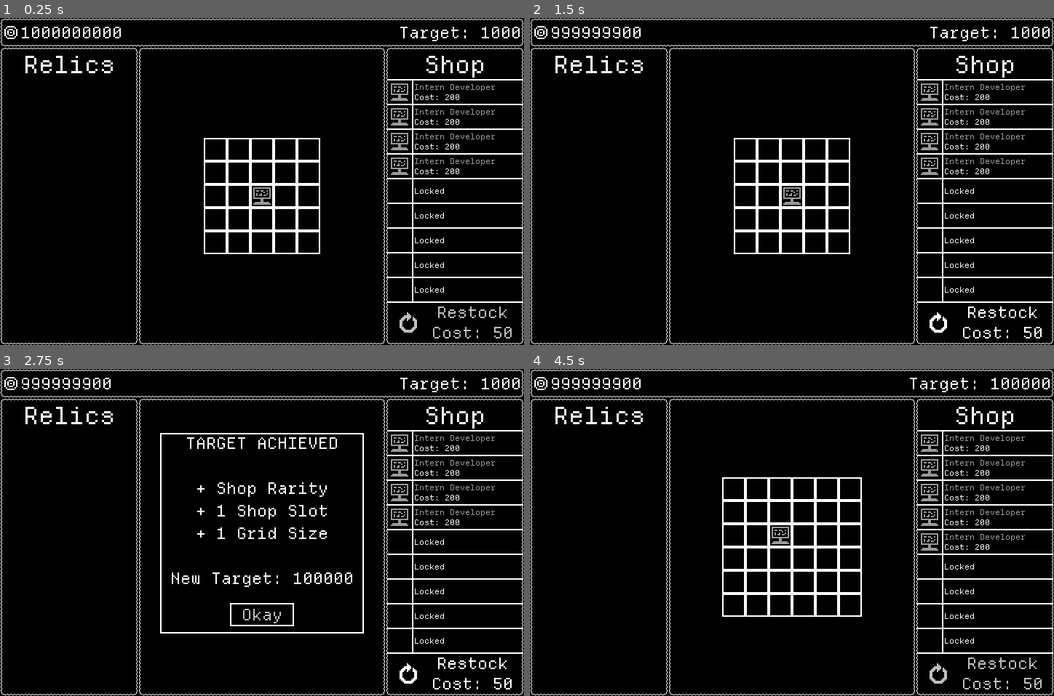
Above: before the commit, frames 1-4 (two rows, left to right).
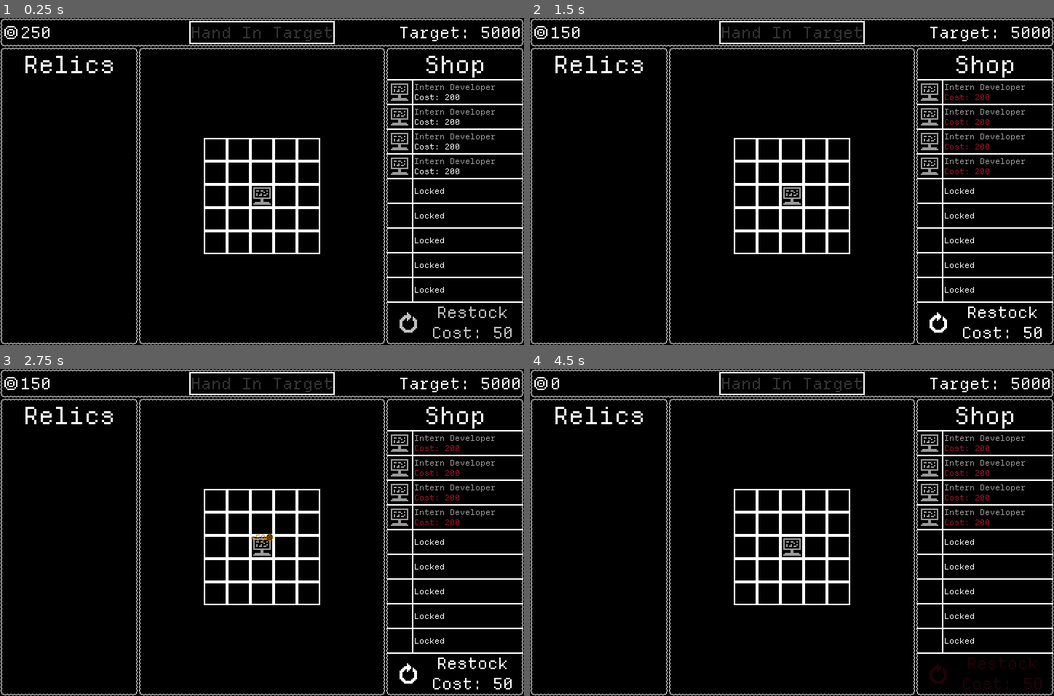
Above: after the commit, the same moments.

Repository: GemDust0/TooBigToFail
Game: Godot game, scene res://Scenes/CorporateSim.tscn
The game is run twice, just before and just after one commit, with the same random seed, the same clock (stepped at 60 frames per second) and the same inputs. This scene is started directly instead of the project's main scene.
Inputs (mouse positions are in pixels of both pictures, inside the frame that each line leads up to):
- Up to frame 1 (0.25 s): no input
- Up to frame 2 (1.5 s): click "Restock Cost: 50" at 0.5 s; click "Restock Cost: 50" at 1.25 s
- Up to frame 3 (2.75 s): click "Restock Cost: 50" at 2 s
- Up to frame 4 (4.5 s): click (792, 614) at 2.75 s, where only the run before the commit has a clickable "Okay"; tap Enter (enter) at 3.5, 4.35 s; move the mouse to (907, 516) at 3.52 s; press the mouse at (907, 516) at 3.53 s; tap Space at 4.25 s; move the mouse to (687, 548) at 4.27 s; release the mouse at (687, 548) at 4.28 s

The runs differ from the first frame. In frame 1, 0.7% of the frame differs, in the area x 4-94%, y 0-8%; in frame 2, 0.9%; in frame 3, 4.5%; in frame 4, 5.8%, in the area x 4-98%, y 0-98%.

Commit message:
Government Subsidy

Diff:
--- a/Scenes/CorporateSim.tscn
+++ b/Scenes/CorporateSim.tscn
@@ -175,6 +175,38 @@
 theme_override_font_sizes/font_size = 22
 text = " Okay "
 
+[node name="MarginContainer" type="MarginContainer" parent="HUD" unique_id=376451520]
+anchors_preset = 5
+anchor_left = 0.5
+anchor_right = 0.5
+offset_left = -98.0
+offset_right = 98.0
+offset_bottom = 40.0
+grow_horizontal = 2
+theme_override_constants/margin_top = 4
+theme_override_constants/margin_bottom = 4
+
+[node name="ColorRect" type="ColorRect" parent="HUD/MarginContainer" unique_id=1848318820]
+layout_mode = 2
+
+[node name="MarginContainer" type="MarginContainer" parent="HUD/MarginContainer" unique_id=1455319633]
+layout_mode = 2
+theme_override_constants/margin_left = 2
+theme_override_constants/margin_top = 2
+theme_override_constants/margin_right = 2
+theme_override_constants/margin_bottom = 2
+
+[node name="ColorRect" type="ColorRect" parent="HUD/MarginContainer/MarginContainer" unique_id=1714987040]
+layout_mode = 2
+color = Color(0, 0, 0, 1)
+
+[node name="HandInTargetButton" type="Button" parent="HUD/MarginContainer/MarginContainer" unique_id=1980882743]
+unique_name_in_owner = true
+layout_mode = 2
+theme_override_font_sizes/font_size = 22
+disabled = true
+text = "Hand In Target"
+
 [node name="TileMapLayer" type="TileMapLayer" parent="." unique_id=613741287]
 tile_map_data = PackedByteArray("AABpAFkAAAACAAIAAABpAFgAAAACAAEAAABpAFcAAAACAAEAAABpAFYAAAACAAEAAABpAFUAAAACAAEAAABpAF …(89136 unchanged characters)…
 tile_set = ExtResource("1_nl8ri")
@@ -228,6 +260,7 @@
 [node name="RelicInventory" parent="." unique_id=1807914356 instance=ExtResource("11_ig6cq")]
 
 [connection signal="pressed" from="HUD/TargetReached/ButtonMargin/ButtonMargin/Confirm" to="." method="target_reached_accept"]
+[connection signal="pressed" from="HUD/MarginContainer/MarginContainer/HandInTargetButton" to="." method="display_target_reached"]
 [connection signal="money_produced" from="PanelContainer/EmployeeGrid" to="." method="add_money"]
 [connection signal="mouse_entered" from="SellArea" to="PanelContainer/EmployeeGrid" method="_on_sell_area_mouse_entered"]
 [connection signal="mouse_exited" from="SellArea" to="PanelContainer/EmployeeGrid" method="_on_sell_area_mouse_exited"]
--- a/Scenes/Employees/Snitch.tscn
+++ b/Scenes/Employees/Snitch.tscn
@@ -17,7 +17,43 @@
 stat = 1
 type = 1
 effect = 0.25
-invertAffect = true
+affects = Array[String](["Intern Developer"])
+area = Array[Vector2i]([Vector2i(0, -1), Vector2i(0, 1), Vector2i(-1, 0), Vector2i(1, 0), Vector2i(-1, 1), Vector2i(-1, -1), Vector2i(1, 1), Vector2i(1, -1)])
+metadata/_custom_type_script = "uid://b2rumm8cisypv"
+
+[sub_resource type="Resource" id="Resource_uedvd"]
+script = ExtResource("2_jekr8")
+stat = 1
+type = 1
+effect = 0.2
+affects = Array[String](["Amateur Developer", "Snitch"])
+area = Array[Vector2i]([Vector2i(0, -1), Vector2i(0, 1), Vector2i(-1, 0), Vector2i(1, 0), Vector2i(-1, 1), Vector2i(-1, -1), Vector2i(1, 1), Vector2i(1, -1)])
+metadata/_custom_type_script = "uid://b2rumm8cisypv"
+
+[sub_resource type="Resource" id="Resource_ekepv"]
+script = ExtResource("2_jekr8")
+stat = 1
+type = 1
+effect = 0.15
+affects = Array[String](["Experienced Developer"])
+area = Array[Vector2i]([Vector2i(0, -1), Vector2i(0, 1), Vector2i(-1, 0), Vector2i(1, 0), Vector2i(-1, 1), Vector2i(-1, -1), Vector2i(1, 1), Vector2i(1, -1)])
+metadata/_custom_type_script = "uid://b2rumm8cisypv"
+
+[sub_resource type="Resource" id="Resource_igemx"]
+script = ExtResource("2_jekr8")
+stat = 1
+type = 1
+effect = 0.1
+affects = Array[String](["Senior Developer"])
+area = Array[Vector2i]([Vector2i(0, -1), Vector2i(0, 1), Vector2i(-1, 0), Vector2i(1, 0), Vector2i(-1, 1), Vector2i(-1, -1), Vector2i(1, 1), Vector2i(1, -1)])
+metadata/_custom_type_script = "uid://b2rumm8cisypv"
+
+[sub_resource type="Resource" id="Resource_j1aed"]
+script = ExtResource("2_jekr8")
+stat = 1
+type = 1
+effect = 0.05
+affects = Array[String](["Master Developer"])
 area = Array[Vector2i]([Vector2i(0, -1), Vector2i(0, 1), Vector2i(-1, 0), Vector2i(1, 0), Vector2i(-1, 1), Vector2i(-1, -1), Vector2i(1, 1), Vector2i(1, -1)])
 metadata/_custom_type_script = "uid://b2rumm8cisypv"
 
@@ -29,4 +65,4 @@
 rarity = "Uncommon"
 id = "Snitch"
 description = "Increases production speed of adjacent employees by 25% but reduces value by 10%"
-synergies = Array[ExtResource("2_jekr8")]([SubResource("Resource_qelro"), SubResource("Resource_kd472")])
+synergies = Array[ExtResource("2_jekr8")]([SubResource("Resource_qelro"), SubResource("Resource_kd472"), SubResource("Resource_uedvd"), SubResource("Resource_ekepv"), SubResource("Resource_igemx"), SubResource("Resource_j1aed")])
--- a/Scenes/Relic.tscn
+++ b/Scenes/Relic.tscn
@@ -3,6 +3,7 @@
 [ext_resource type="Script" uid="uid://dgxvv6vtjtslo" path="res://Scripts/Relic.gd" id="1_giuqx"]
 
 [node name="Relic" type="TextureRect" unique_id=362028674]
+custom_minimum_size = Vector2(32, 32)
 offset_right = 32.0
 offset_bottom = 32.0
 script = ExtResource("1_giuqx")
--- a/Scenes/RelicInventory.tscn
+++ b/Scenes/RelicInventory.tscn
@@ -21,3 +21,10 @@
 size_flags_vertical = 0
 theme_override_font_sizes/font_size = 33
 text = "Relics"
+
+[node name="RelicContainer" type="FlowContainer" parent="." unique_id=461351857]
+offset_left = 3.0
+offset_top = 78.0
+offset_right = 187.0
+offset_bottom = 447.0
+mouse_filter = 2
--- /dev/null
+++ b/Scenes/Relics/GovernmentSubsidies.tscn
@@ -0,0 +1,9 @@
+[gd_scene format=3 uid="uid://by53ati7er8y3"]
+
+[ext_resource type="PackedScene" uid="uid://dqg0bvky61dxp" path="res://Scenes/Relic.tscn" id="1_shv5u"]
+[ext_resource type="Texture2D" uid="uid://3nddv675u4w4" path="res://Assets/MoneySymbol.png" id="2_ofaso"]
+
+[node name="GovernmentSubsidies" unique_id=362028674 instance=ExtResource("1_shv5u")]
+texture = ExtResource("2_ofaso")
+id = "Government Subsidies"
+description = "You are given 100 coins every 5 seconds"
--- a/Scripts/CorporateSim.gd
+++ b/Scripts/CorporateSim.gd
@@ -9,7 +9,7 @@
 		money = value
 		moneyLabel.text = str(money)
 		money_changed.emit(money)
-var targets: Array[int] = [1000, 100000, 10000000, 1000000000, 100000000000]
+var targets: Array[int] = [5000, 100000, 10000000, 1000000000, 100000000000]
 
 @onready var grid: EmployeeGrid = $PanelContainer/EmployeeGrid
 @onready var moneyLabel: Label = $HUD/MoneyCount
@@ -19,33 +19,37 @@
 
 func _ready() -> void:
 	money = 250
-	money = 1000000000
+	#money = 1000000000
 	target_label.text = "Target: %s" % targets[0]
 	grid.create_grid(5)
 	grid.add_employee(Vector2i(2, 2), load("res://Scenes/Employees/InternDeveloper.tscn").instantiate())
 
 func add_money(amount: int) -> void:
 	money += amount
-	if money >= targets[0]:
-		if $HUD/TargetReached.visible:
-			target_reached_accept()
-		$HUD/TargetReached.visible = true
-		grid.interrupt_hold()
-		shop.interrupt_hold()
-		grid.description.hide()
-		shop.slot_highlight.hide()
-		grid.unpaint_synergies()
-		grid.disabled = true
-		shop.disable()
-		relic_inventory.process_mode = Node.PROCESS_MODE_DISABLED
-		targets.pop_front()
-		if targets.size() == 0:
-			$HUD/TargetReached/TargetAchieved.text = " TARGET ACHIEVED \n\nYou may rest.\n\n" % targets[0]
+	if !relic_inventory.has_relic("Government Subsidies") && money < ShopSlot.get_cost("Common") && grid.get_employee_count("") == grid.grid.size():
+		relic_inventory.add_relic(load("res://Scenes/Relics/GovernmentSubsidies.tscn").instantiate(), true)
+		start_subsidy_timer()
+	%HandInTargetButton.disabled = (money < targets[0]) || $HUD/TargetReached.visible
+
+func display_target_reached() -> void:
+	if $HUD/TargetReached.visible:
+		target_reached_accept()
+	$HUD/TargetReached.visible = true
+	grid.interrupt_hold()
+	shop.interrupt_hold()
+	grid.description.hide()
+	shop.slot_highlight.hide()
+	grid.unpaint_synergies()
+	grid.disabled = true
+	shop.disable()
+	add_money(-targets.pop_front())
+	if targets.size() == 0:
+		$HUD/TargetReached/TargetAchieved.text = " TARGET ACHIEVED \n\nYou may rest.\n\n" % targets[0]
+	else:
+		if targets.size() == 1:
+			$HUD/TargetReached/TargetAchieved.text = " TARGET ACHIEVED \n\n+ Shop Rarity\n+ 2 Shop Slots\n+ 2 Grid Size\n\n New Target: %s \n\n" % targets[0]
 		else:
-			if targets.size() == 1:
-				$HUD/TargetReached/TargetAchieved.text = " TARGET ACHIEVED \n\n+ Shop Rarity\n+ 2 Shop Slots\n+ 2 Grid Size\n\n New Target: %s \n\n" % targets[0]
-			else:
-				$HUD/TargetReached/TargetAchieved.text = " TARGET ACHIEVED \n\n+ Shop Rarity\n+ 1 Shop Slot\n+ 1 Grid Size\n\n New Target: %s \n\n" % targets[0]
+			$HUD/TargetReached/TargetAchieved.text = " TARGET ACHIEVED \n\n+ Shop Rarity\n+ 1 Shop Slot\n+ 1 Grid Size\n\n New Target: %s \n\n" % targets[0]
 
 
 func target_reached_accept() -> void:
@@ -58,4 +62,8 @@
 	shop.upgrade_shop()
 	grid.disabled = false
 	shop.enable()
-	relic_inventory.process_mode = Node.PROCESS_MODE_INHERIT
+
+func start_subsidy_timer() -> void:
+	var timer: SceneTreeTimer = get_tree().create_timer(5)
+	timer.timeout.connect(add_money.bind(100))
+	timer.timeout.connect(start_subsidy_timer)
--- a/Scripts/EmployeeGrid.gd
+++ b/Scripts/EmployeeGrid.gd
@@ -102,6 +102,7 @@
 				sell_area.show()
 		elif event.is_action_released("left_click") && held != null:
 			var cursor_grid_pos: Vector2i = get_cursor_grid_pos()
+			held.z_index -= 1
 			if hovering_sell:
 				grid[held.grid_pos].employee = null
 				held.queue_free()
@@ -110,7 +111,6 @@
 				grid[held.grid_pos].switch_employee(grid[cursor_grid_pos], cursor_grid_pos)
 			else:
 				held.position = Vector2.ZERO
-			held.z_index -= 1
 			held = null
 			sell_area.hide()
 			description.show_locked = false
@@ -188,3 +188,22 @@
 		held = null
 		sell_area.hide()
 		description.show_locked = false
+
+func get_employee_count(id: String) -> int:
+	var count: int = 0
+	for container: EmployeeContainer in grid.values():
+		if container.employee == null:
+			if id == "":
+				count += 1
+		elif container.employee.id == id:
+			count += 1
+	return count
+
+func has_employee_count(id: String) -> bool:
+	for container: EmployeeContainer in grid.values():
+		if container.employee == null:
+			if id == "":
+				return true
+		elif container.employee.id == id:
+			return true
+	return false
--- a/Scripts/RelicInventory.gd
+++ b/Scripts/RelicInventory.gd
@@ -1,6 +1,8 @@
 class_name RelicInventory extends TileMapLayer
 
 var relics: Array[Relic] = []
+
+@onready var container: FlowContainer = $RelicContainer
 
 func has_relic(id: String) -> bool:
 	for relic: Relic in relics:
@@ -8,6 +10,7 @@
 			return true
 	return false
 
-func add_relic(relic: Relic) -> void:
-	relics.append(relic)
-	add_child(relic)
+func add_relic(relic: Relic, dupe: bool=false) -> void:
+	if dupe || !has_relic(relic.id):
+		relics.append(relic)
+		container.add_child(relic)
